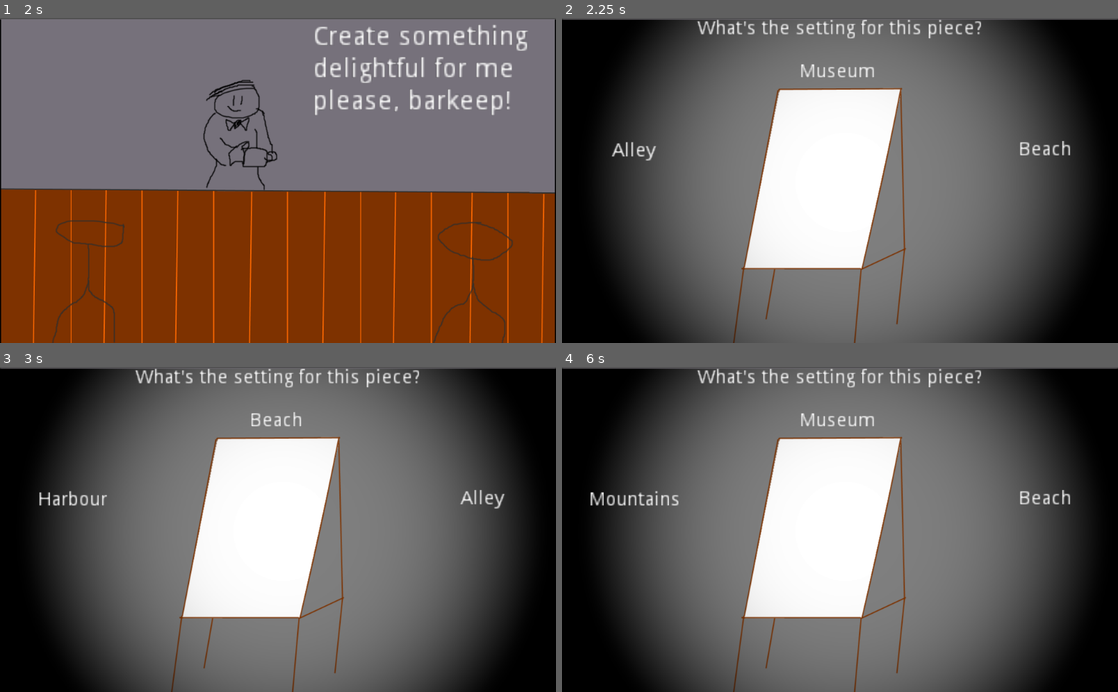
Above: before the commit, frames 1-4 (two rows, left to right).
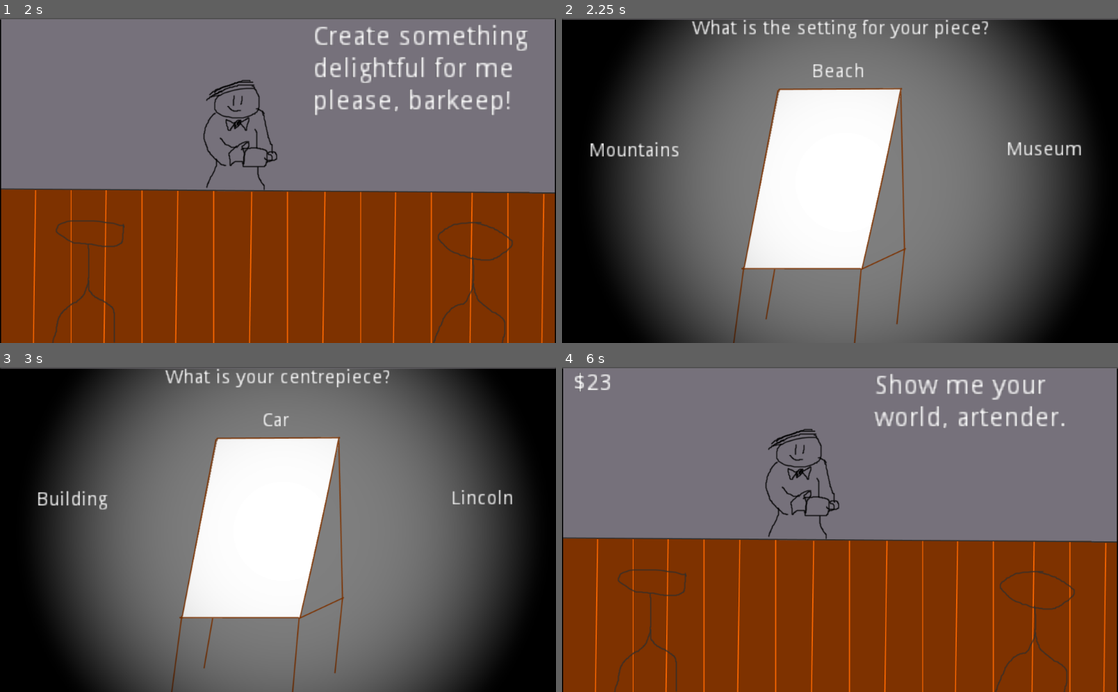
Above: after the commit, the same moments.

Repository: Verslapper/Artender
Game: Godot game, scene res://Main.tscn
The game is run twice, just before and just after one commit, with the same random seed, the same clock (stepped at 60 frames per second) and the same inputs.
Inputs:
- Up to frame 1 (2 s): tap Enter (ui_accept) at 0.5, 0.6, 0.77, 1.07, 1.35, 1.52, 1.82 s; hold Right (ui_right) 0.53-1.28 s; hold Left (ui_left) from 1.28 s (still down)
- Up to frame 2 (2.25 s): release Left (ui_left) at 2.03 s; hold Right (ui_right) from 2.03 s (still down); tap Enter (ui_accept) at 2.1 s
- Up to frame 3 (3 s): tap Enter (ui_accept) at 2.75, 2.85 s; release Right (ui_right) at 2.78 s; hold Up (ui_up) from 2.78 s (still down)
- Up to frame 4 (6 s): tap Enter (ui_accept) at 3.02, 3.32, 3.6, 3.77, 4.07, 4.35, 4.52, 4.82, 5.1, 5.75, 5.85 s; release Up (ui_up) at 3.53 s; hold Left (ui_left) 3.53-5.78 s; hold Right (ui_right) from 5.78 s (still down)

Frame 1 is identical in both runs. In frame 2, 2.1% of the frame differs, in the area x 5-94%, y 0-45%; in frame 3, 1.9%; in frame 4, 82%, in the area x 0-100%, y 0-100%.

Commit message:
Added tips and replayability

Diff:
--- a/EaselHUD.tscn
+++ b/EaselHUD.tscn
@@ -2,7 +2,7 @@
 
 [ext_resource path="res://assets/easel.png" type="Texture" id=1]
 
-[node name="EaselHUD" type="CanvasLayer" index="0"]
+[node name="EaselHUD" type="CanvasLayer"]
 
 layer = 3
 offset = Vector2( 0, 0 )
--- a/HUD.tscn
+++ b/HUD.tscn
@@ -31,3 +31,34 @@
 lines_skipped = 0
 max_lines_visible = -1
 _sections_unfolded = [ "Rect" ]
+
+[node name="PaintingCanvas" type="CanvasLayer" parent="." index="1"]
+
+layer = 1
+offset = Vector2( 0, 0 )
+rotation = 0.0
+scale = Vector2( 1, 1 )
+transform = Transform2D( 1, 0, 0, 1, 0, 0 )
+
+[node name="TipLabel" type="Label" parent="." index="2"]
+
+anchor_left = 0.0
+anchor_top = 0.0
+anchor_right = 0.0
+anchor_bottom = 0.0
+margin_left = 20.0
+margin_top = 10.0
+margin_right = 60.0
+margin_bottom = 24.0
+rect_scale = Vector2( 3, 3 )
+rect_pivot_offset = Vector2( 0, 0 )
+rect_clip_content = false
+mouse_filter = 2
+mouse_default_cursor_shape = 0
+size_flags_horizontal = 1
+size_flags_vertical = 4
+autowrap = true
+percent_visible = 1.0
+lines_skipped = 0
+max_lines_visible = -1
+_sections_unfolded = [ "Rect" ]
--- a/Main.gd
+++ b/Main.gd
@@ -1,7 +1,7 @@
 extends CanvasLayer
 
 var settings = ["Mountains", "Beach", "City", "Harbour", "Alley", "Museum"]
-var objects = ["Horse", "Couple", "Building", "Boat", "Car", "Skateboard", "Lincoln"]
+var objects = ["Horse", "People", "Building", "Boat", "Car", "Skateboard", "Lincoln"]
 var modifiers = ["Dunce Cap", "Scarf", "Censored Sticker", "Megaphone", "Sunnies", "Mayoral Sash"]
 var genders = ["male", "female", "genderfluid", "attack helicopter"]
 var introText = ["It's your first day as a bartender here!", "This is no ordinary bar, though.",
@@ -16,14 +16,20 @@
 var customerGender = ""
 var customerRequests = ["One art, please.", "Create something delightful for me please, barkeep!",
 "Show me your world, artender.", "Make me feel something in my cold, dead heart."]
+var customerReactions = ["Thanks, I hate it.", "I don't know much about art, but I know what I like.",
+"This reminds me of my youth.", "It's like you painted my dream.",
+"I've never felt so alive!", "I want a tattoo of this!"]
 var easelMode = false
-var easelStep = 0
+var optionLeft = ""
+var optionUp = ""
+var optionRight = ""
+var selectedSetting = ""
+var selectedObject = ""
+var selectedModifier = ""
 
 func _ready():
 	$EaselHUD.layer = 0
 	randomize()
-	# Called when the node is added to the scene for the first time.
-	# Initialization here
 	pass
 
 func _process(delta):
@@ -49,6 +55,42 @@
 			startEasel()
 	pass
 
+	if easelMode && Input.is_action_just_pressed("ui_left"):
+		if (selectedSetting == ""):
+			selectedSetting = optionLeft
+			startEasel()
+		elif (selectedObject == ""):
+			selectedObject = optionLeft
+			startEasel()
+		elif (selectedModifier == ""):
+			selectedModifier = optionLeft
+			finishEasel()
+		pass
+
+	if easelMode && Input.is_action_just_pressed("ui_up"):
+		if (selectedSetting == ""):
+			selectedSetting = optionUp
+			startEasel()
+		elif (selectedObject == ""):
+			selectedObject = optionUp
+			startEasel()
+		elif (selectedModifier == ""):
+			selectedModifier = optionUp
+			finishEasel()
+		pass
+
+	if easelMode && Input.is_action_just_pressed("ui_right"):
+		if (selectedSetting == ""):
+			selectedSetting = optionRight
+			startEasel()
+		elif (selectedObject == ""):
+			selectedObject = optionRight
+			startEasel()
+		elif (selectedModifier == ""):
+			selectedModifier = optionRight
+			finishEasel()
+		pass
+
 func generateCustomer():
 	customerAge = rand_range(5,95)
 
@@ -67,15 +109,53 @@
 	# set easel background
 	$EaselHUD.layer = 3
 	# present three options
-	var setting1 = settings[randi()%settings.size()]
-	var setting2 = settings[randi()%settings.size()]
-	while (setting2 == setting1):
-		setting2 = settings[randi()%settings.size()]
-	var setting3 = settings[randi()%settings.size()]
-	while (setting3 == setting1 || setting3 == setting2):
-		setting3 = settings[randi()%settings.size()]
+	if (selectedSetting == ""):
+		$EaselHUD/QuestionLabel.set_text("What is the setting for your piece?")
+		optionLeft = settings[randi()%settings.size()]
+		optionUp = settings[randi()%settings.size()]
+		while (optionUp == optionLeft):
+			optionUp = settings[randi()%settings.size()]
+		optionRight = settings[randi()%settings.size()]
+		while (optionRight == optionLeft || optionRight == optionUp):
+			optionRight = settings[randi()%settings.size()]
 
-	$EaselHUD/AnswerLeftLabel.set_text(setting1)
-	$EaselHUD/AnswerUpLabel.set_text(setting2)
-	$EaselHUD/AnswerRightLabel.set_text(setting3)
+	elif (selectedObject == ""):
+		$EaselHUD/QuestionLabel.set_text("What is your centrepiece?")
+		optionLeft = objects[randi()%objects.size()]
+		optionUp = objects[randi()%objects.size()]
+		while (optionUp == optionLeft):
+			optionUp = objects[randi()%objects.size()]
+		optionRight = objects[randi()%objects.size()]
+		while (optionRight == optionLeft || optionRight == optionUp):
+			optionRight = objects[randi()%objects.size()]
+
+	elif (selectedModifier == ""):
+		$EaselHUD/QuestionLabel.set_text("What is your finisher?")
+		optionLeft = modifiers[randi()%modifiers.size()]
+		optionUp = modifiers[randi()%modifiers.size()]
+		while (optionUp == optionLeft):
+			optionUp = modifiers[randi()%modifiers.size()]
+		optionRight = modifiers[randi()%modifiers.size()]
+		while (optionRight == optionLeft || optionRight == optionUp):
+			optionRight = modifiers[randi()%modifiers.size()]
+
+	$EaselHUD/AnswerLeftLabel.set_text(optionLeft)
+	$EaselHUD/AnswerUpLabel.set_text(optionUp)
+	$EaselHUD/AnswerRightLabel.set_text(optionRight)
 	pass
+
+func finishEasel():
+	$EaselHUD.layer = 0
+	# show your painting
+	# get customer reaction
+	var rand = randi()%customerReactions.size()
+	$HUD/Label.set_text(customerReactions[rand])
+	# generate and show tip
+	var tip = rand * 10 + rand + 1
+	tips += tip
+	$HUD/TipLabel.set_text("$" + str(tips))
+	easelMode = false
+	selectedSetting = ""
+	selectedObject = ""
+	selectedModifier = ""
+	pass
--- a/Main.tscn
+++ b/Main.tscn
@@ -5,7 +5,7 @@
 [ext_resource path="res://HUD.tscn" type="PackedScene" id=3]
 [ext_resource path="res://EaselHUD.tscn" type="PackedScene" id=4]
 
-[node name="Main" type="CanvasLayer"]
+[node name="Main" type="CanvasLayer" index="0"]
 
 layer = 1
 offset = Vector2( 0, 0 )
